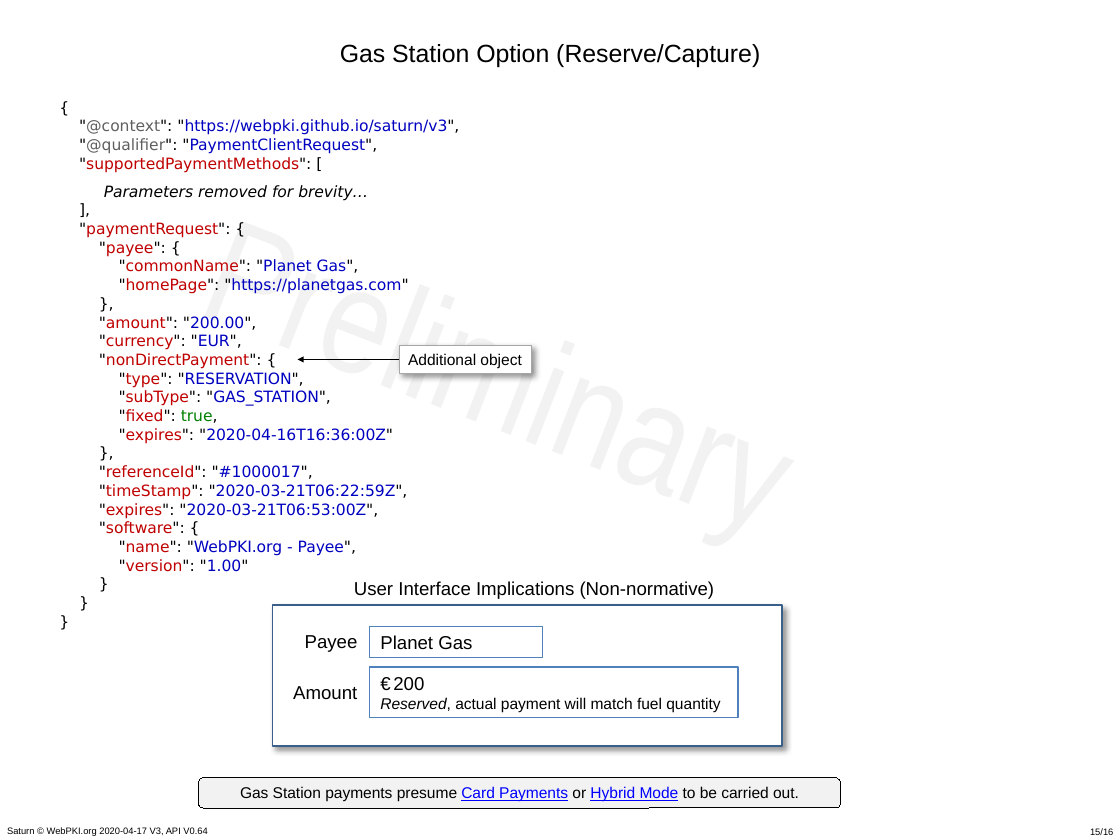
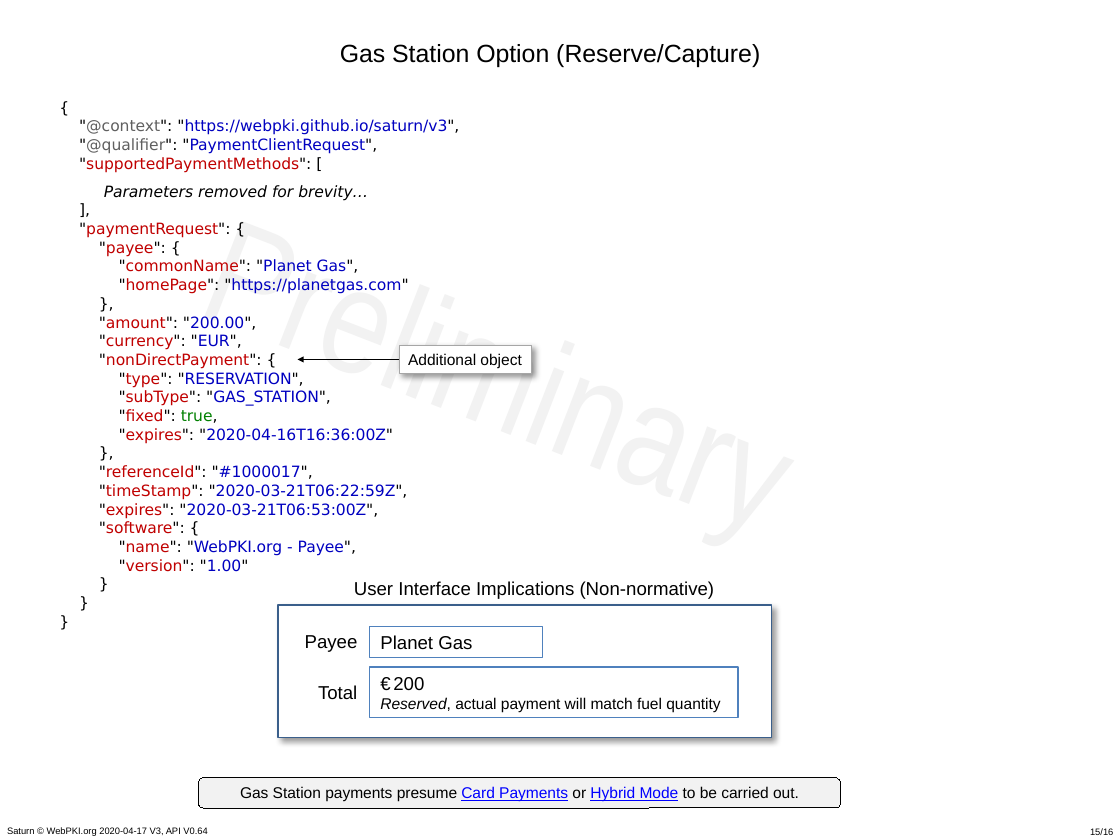
Before and after one commit to cyberphone/doc, a slide deck: slide 15 of saturn/saturn-v3-presentation.pptx. Drawn at 1120x840 pixels with LibreOffice and Linux fonts; fonts in the diff are those of the drawing; background and template pictures are left out. Boxes give left, top, right and bottom in pixels: in the first picture for what was removed or moved away, otherwise in the second. Text is boxed around its words. In the diff, an @@ line names an element or a change of style, - is before the commit and + after.

```diff
--- a/saturn/saturn-v3-presentation.pptx
+++ b/saturn/saturn-v3-presentation.pptx
@@ rectangle: place and size @@
-rectangle at [272,605,782,746]
+rectangle at [278,605,772,737]
@@ text at [318,685,357,700]: text changed @@
-Amount
+Total
```
Also in this commit, not shown: 1 other slide changed, 1 other file.
